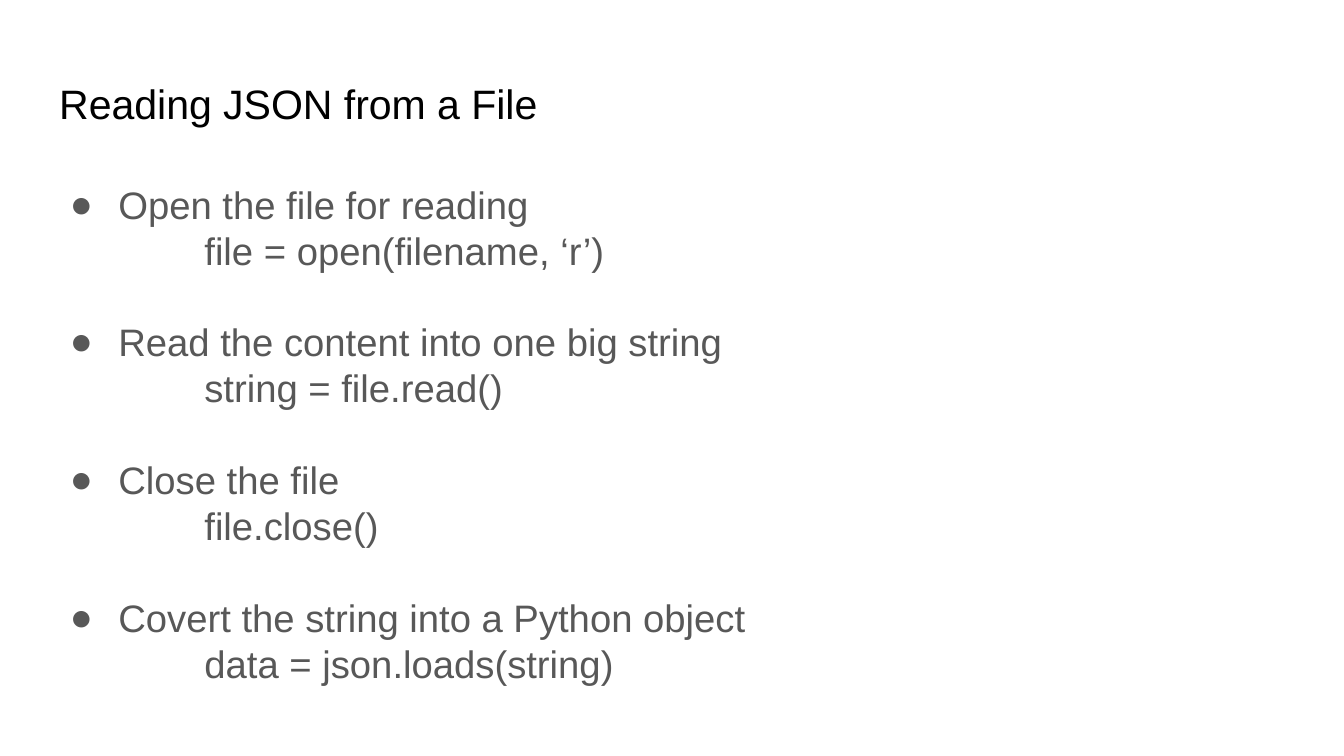
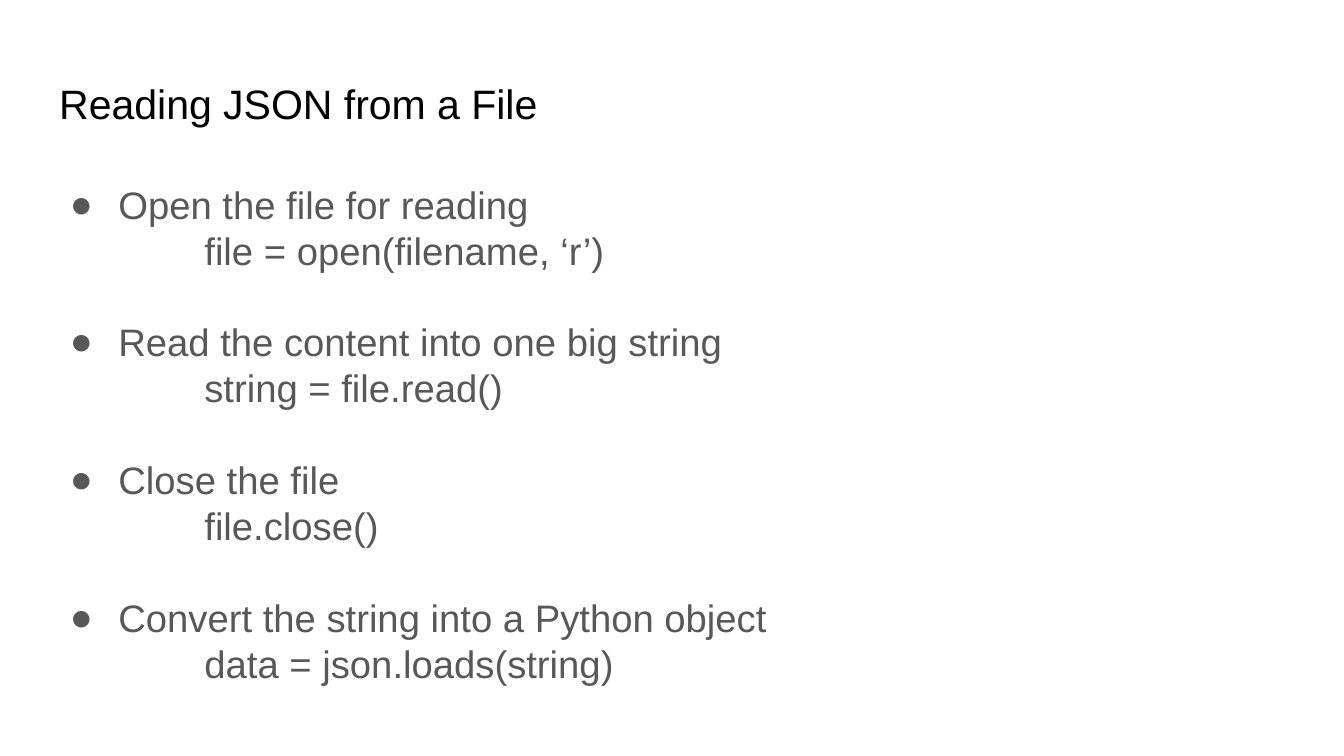
Before and after one commit to dtassew/fa22_discussion9, a slide deck: slide 9 of Discussion 9.pptx. Drawn at 1344x756 pixels with LibreOffice and Linux fonts; fonts in the diff are those of the drawing. Boxes give left, top, right and bottom in pixels: in the first picture for what was removed or moved away, otherwise in the second. Text is boxed around its words. In the diff, an @@ line names an element or a change of style, - is before the commit and + after.

```diff
--- a/Discussion 9.pptx
+++ b/Discussion 9.pptx
@@ text at bbox=[118, 604, 766, 640]: text changed @@
-● Covert the string into a Python object
+● Convert the string into a Python object
```
Also in this commit, not shown: 5 other slides changed, 2 slides added.
